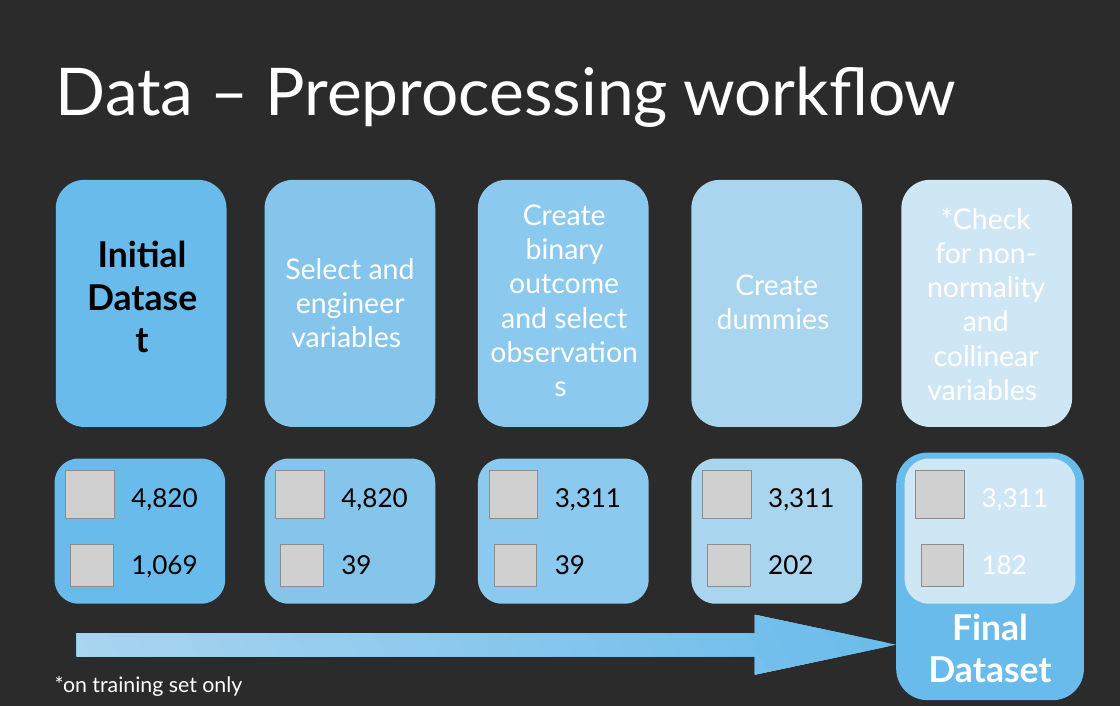
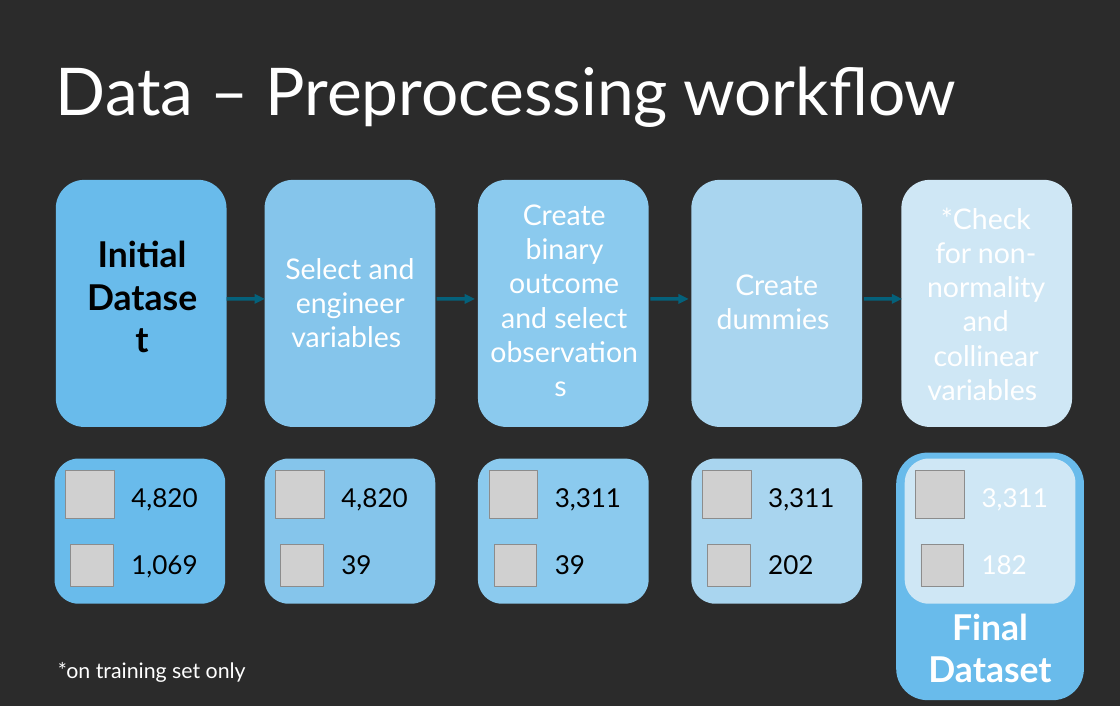
Before and after one commit to SmellsLikeCake/predicting-divorce, a slide deck: slide 5 of Predicting-Divorce.odp. Drawn at 1120x706 pixels with LibreOffice and Linux fonts; fonts in the diff are those of the drawing; grey boxes stand for pictures; background and template pictures are left out; a plain dark background stands for a picture behind light text. Boxes give left, top, right and bottom in pixels: in the first picture for what was removed or moved away, otherwise in the second. Text is boxed around its words. In the diff, an @@ line names an element or a change of style, - is before the commit and + after.

```diff
--- a/Predicting-Divorce.odp
+++ b/Predicting-Divorce.odp
@@ arrow added from (226, 299) to (265, 299), #04617B 2.83 pt @@
@@ arrow added from (437, 299) to (475, 299), #04617B 2.83 pt @@
@@ arrow added from (650, 299) to (689, 299), #04617B 2.83 pt @@
@@ arrow added from (864, 299) to (902, 299), #04617B 2.83 pt @@
@@ right arrow removed at box(77, 615, 896, 674) @@
@@ text "*on training set only": place and size @@
-text "*on training set only" at box(55, 676, 242, 696)
+text "*on training set only" at box(58, 662, 246, 682)
```
Also in this commit, not shown: 7 other slides changed, 4 slides added, 1 slide removed, 1 other file.
